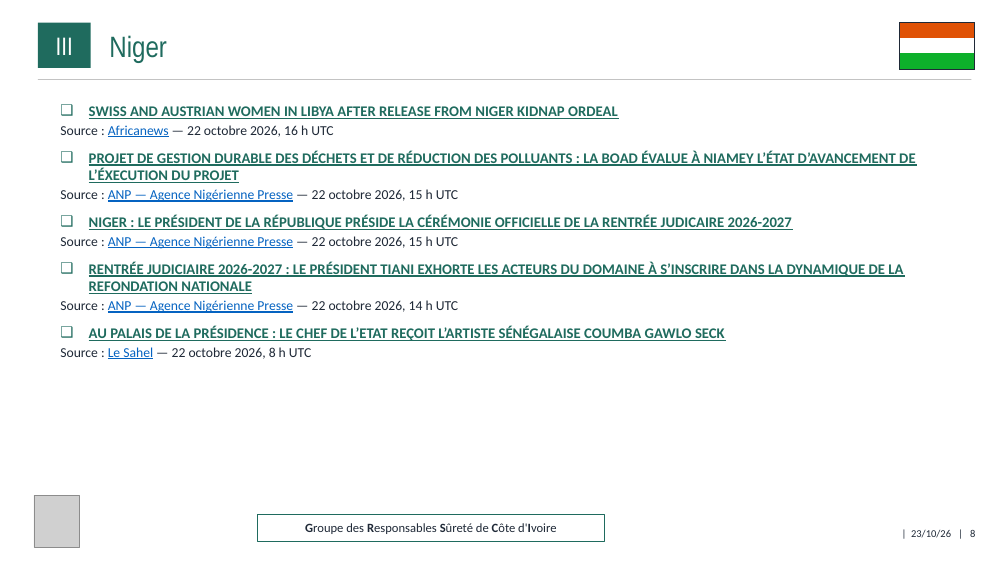
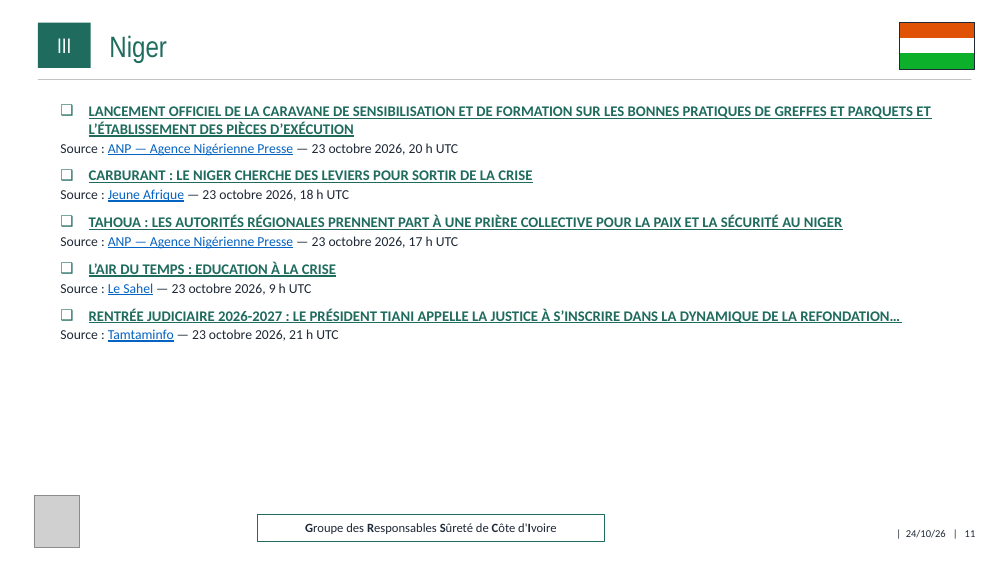
Before and after one commit to ytl1-ops/SentiqS, a slide deck: slide 11 of web/rapports/GRSCI/2026-10.pptx (slide 8 before the commit). Drawn at 1008x567 pixels with LibreOffice and Linux fonts; fonts in the diff are those of the drawing; grey boxes stand for pictures. Boxes give left, top, right and bottom in pixels: in the first picture for what was removed or moved away, otherwise in the second. Text is boxed around its words. In the diff, an @@ line names an element or a change of style, - is before the commit and + after.

```diff
--- a/web/rapports/GRSCI/2026-10.pptx
+++ b/web/rapports/GRSCI/2026-10.pptx
@@ rectangle "III" at box(38, 23, 91, 68): size 24 to 20 pt @@
@@ text at box(60, 106, 930, 342): text changed @@
-❑ SWISS AND AUSTRIAN WOMEN IN LIBYA AFTER RELEASE FROM NIGER KIDNAP ORDEAL
-  ▪ Source : Africanews — 22 octobre 2026, 16 h UTC
-❑ PROJET DE GESTION DURABLE DES DÉCHETS ET DE RÉDUCTION DES POLLUANTS : LA BOAD ÉVALUE À NIAMEY L’ÉTAT D’AVANCEMENT DE L’ÉXECUTION DU PROJET
-  ▪ Source : ANP — Agence Nigérienne Presse — 22 octobre 2026, 15 h UTC
-❑ NIGER : LE PRÉSIDENT DE LA RÉPUBLIQUE PRÉSIDE LA CÉRÉMONIE OFFICIELLE DE LA RENTRÉE JUDICAIRE 2026-2027
-  ▪ Source : ANP — Agence Nigérienne Presse — 22 octobre 2026, 15 h UTC
-❑ RENTRÉE JUDICIAIRE 2026-2027 : LE PRÉSIDENT TIANI EXHORTE LES ACTEURS DU DOMAINE À S’INSCRIRE DANS LA DYNAMIQUE DE LA REFONDATION NATIONALE
-  ▪ Source : ANP — Agence Nigérienne Presse — 22 octobre 2026, 14 h UTC
-❑ AU PALAIS DE LA PRÉSIDENCE : LE CHEF DE L’ETAT REÇOIT L’ARTISTE SÉNÉGALAISE COUMBA GAWLO SECK
-  ▪ Source : Le Sahel — 22 octobre 2026, 8 h UTC
+❑ LANCEMENT OFFICIEL DE LA CARAVANE DE SENSIBILISATION ET DE FORMATION SUR LES BONNES PRATIQUES DE GREFFES ET PARQUETS ET L’ÉTABLISSEMENT DES PIÈCES D’EXÉCUTION
+  ▪ Source : ANP — Agence Nigérienne Presse — 23 octobre 2026, 20 h UTC
+❑ CARBURANT : LE NIGER CHERCHE DES LEVIERS POUR SORTIR DE LA CRISE
+  ▪ Source : Jeune Afrique — 23 octobre 2026, 18 h UTC
+❑ TAHOUA : LES AUTORITÉS RÉGIONALES PRENNENT PART À UNE PRIÈRE COLLECTIVE POUR LA PAIX ET LA SÉCURITÉ AU NIGER
+  ▪ Source : ANP — Agence Nigérienne Presse — 23 octobre 2026, 17 h UTC
+❑ L’AIR DU TEMPS : EDUCATION À LA CRISE
+  ▪ Source : Le Sahel — 23 octobre 2026, 9 h UTC
+❑ RENTRÉE JUDICIAIRE 2026-2027 : LE PRÉSIDENT TIANI APPELLE LA JUSTICE À S’INSCRIRE DANS LA DYNAMIQUE DE LA REFONDATION…
+  ▪ Source : Tamtaminfo — 23 octobre 2026, 21 h UTC
@@ text at box(906, 530, 976, 538): text changed @@
-| 23/10/26 | 8
+| 24/10/26 | 11
```
Also in this commit, not shown: 15 other slides changed, 6 slides added, 9 other files.
